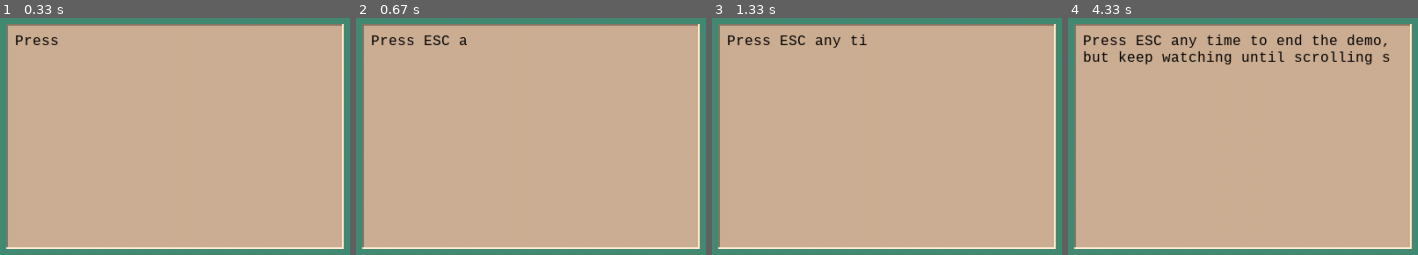
Above: before the commit, frames 1-4 (left to right).
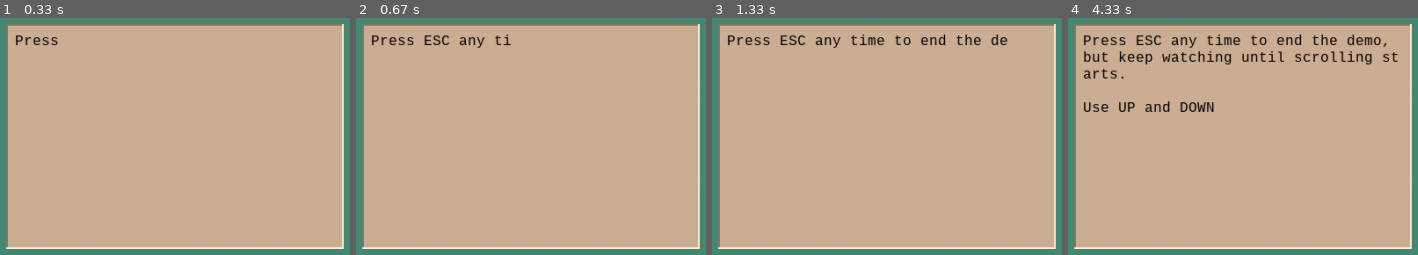
Above: after the commit, the same moments.

Repository: DickerDackel/pygame-teletype
Game: pygame game, started from teletype/demo.py
Same seed, same stepped clock (60 frames per second), same inputs: the game is played once before the commit and once after it.
Inputs:
- Up to frame 1 (0.33 s): no input
- Up to frame 2 (0.67 s): hold Space from 0.33 s (still down); hold Up from 0.33 s (still down)
- Up to frame 3 (1.33 s): release Space at 0.8 s; release Up at 0.8 s
- Up to frame 4 (4.33 s): hold Down 1.33-1.8 s; hold Up 1.83-2.2 s; hold Down 2.23-2.6 s; tap Space at 2.3, 2.7, 3.03, 3.37, 3.77 s; hold Up 2.63-2.93 s; hold Down 2.97-3.27 s; hold Up 3.3-3.67 s; hold Down 3.7-4.07 s

Frame 1 is identical in both runs. In frame 2, 0.2% of the frame differs, in the area x 32-45%, y 6-13%; in frame 3, 0.6%; in frame 4, 1.0%, in the area x 4-95%, y 14-40%.

Commit message:
More control parameters and demo

Diff:
--- a/teletype/demo.py
+++ b/teletype/demo.py
@@ -59,9 +59,9 @@
                 if e.key == pygame.K_ESCAPE:
                     running = False
                 elif e.key == pygame.K_UP:
+                    tt.cooldown._temp *= 0.66
+                elif e.key == pygame.K_DOWN:
                     tt.cooldown._temp *= 1.333
-                elif e.key == pygame.K_DOWN:
-                    tt.cooldown._temp *= 0.66
                 elif e.key == pygame.K_SPACE:
                     tt.random_delay = 0.05 - tt.random_delay
                 elif e.key == pygame.K_PERIOD:
--- a/teletype/teletype.py
+++ b/teletype/teletype.py
@@ -68,6 +68,10 @@
     Run and look into eleprinter-demo for an example.
 
     """
+
+    RANDOM_PAUSE_FACTOR = 5
+    SENTENCE_PAUSE_FACTOR = 10
+
     def __init__(self, pos, text, margin=10, ticker_speed=0.1,
                  backdrop=None, font=None, font_color=None, sound=None,
                  random_delay=0, pause_after_sentence=True):
@@ -155,10 +159,10 @@
 
             # Extended delay if a sentence ends
             if self.pause_after_sentence and char in '.!?;':
-                self.cooldown.temp *= 10
+                self.cooldown.temp *= Teletype.SENTENCE_PAUSE_FACTOR
 
             elif self.random_delay and random.random() < self.random_delay:
-                self.cooldown.temp *= 5
+                self.cooldown.temp *= Teletype.RANDOM_PAUSE_FACTOR
 
         return True
 
Not shown, changed: README.md
